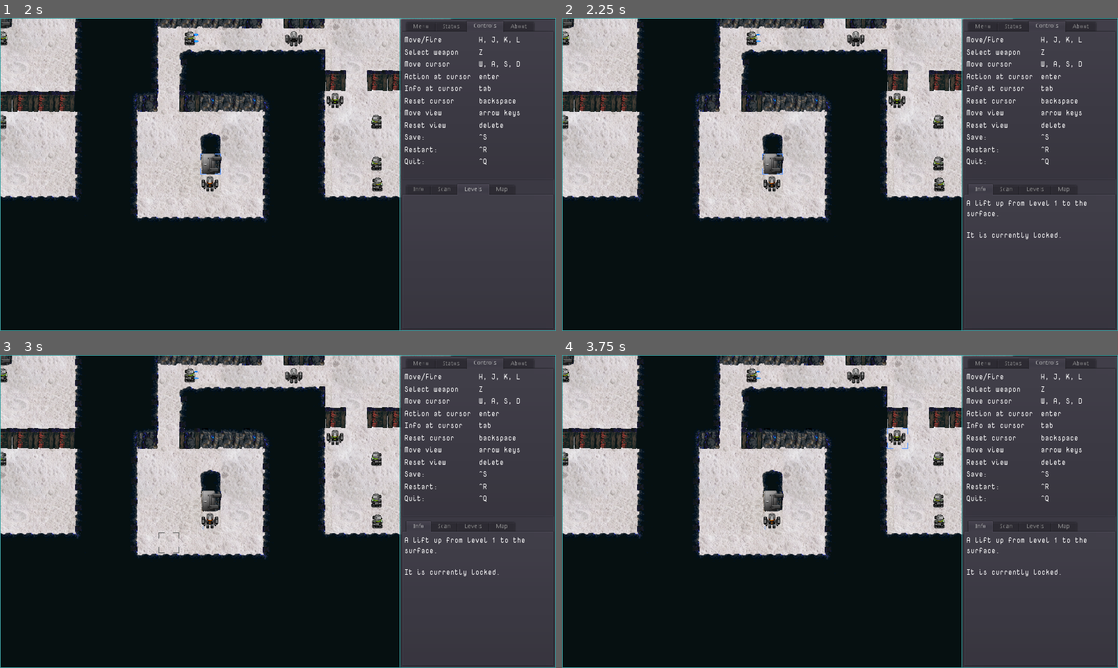
Above: before the commit, frames 1-4 (two rows, left to right).
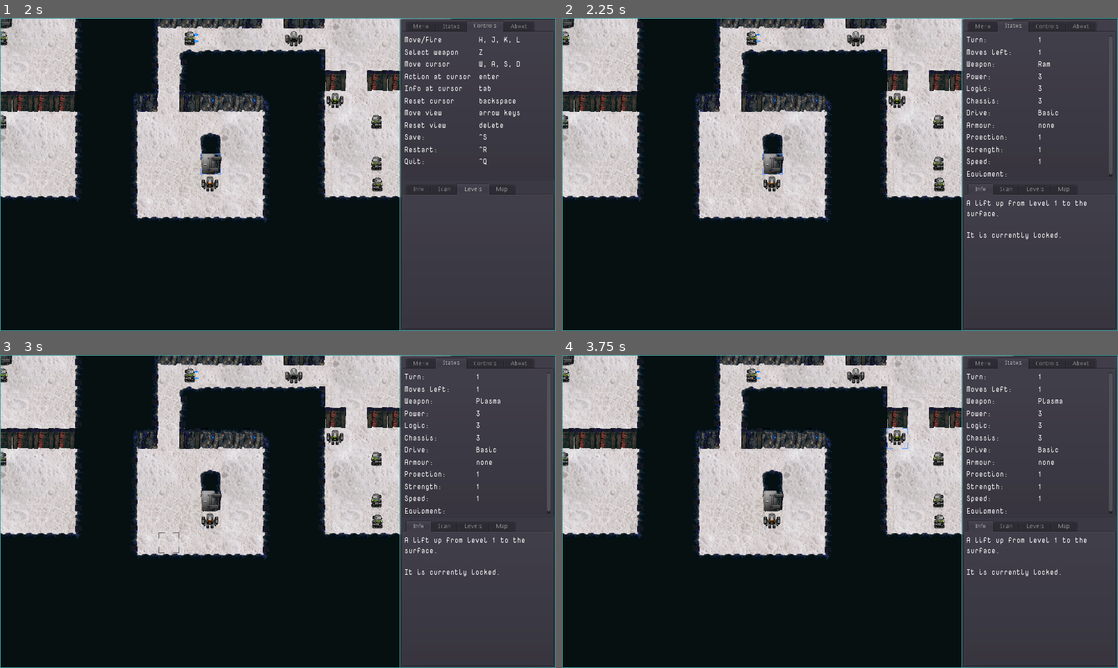
Above: after the commit, the same moments.

Repository: sarrowsmith/quasidroid
Game: Godot game, scene res://Main.tscn
The game is run twice, just before and just after one commit, with the same random seed, the same clock (stepped at 60 frames per second) and the same inputs.
Inputs (mouse positions are in pixels of both pictures, inside the frame that each line leads up to):
- Up to frame 1 (2 s): click (289, 218) at 0.52 s; type "12" at 0.6 s; click "New from Seed" at 1.25 s
- Up to frame 2 (2.25 s): tap Enter at 2 s; move the mouse to (962, 158) at 2.02 s; tap Z at 2.1 s; click (962, 158) at 2.17 s
- Up to frame 3 (3 s): tap Delete (map_reset) at 2.75 s; move the mouse to (166, 527) at 2.77 s; hold S from 2.78 s (still down); tap Z at 2.85 s
- Up to frame 4 (3.75 s): tap Backspace (cursor_reset) at 3.5 s; move the mouse to (895, 442) at 3.52 s; release S at 3.53 s; tap R at 3.6 s

Frame 1 is identical in both runs. In frame 2, 1.1% of the frame differs, in the area x 72-99%, y 1-51%; in frame 3, 1.1%; in frame 4, 1.1%.

Commit message:
Hopefully stopping lock-up.

Diff:
--- a/robots/Player.gd
+++ b/robots/Player.gd
@@ -3,6 +3,8 @@
 
 signal move(position)
 signal change_level(level)
+
+var hit_semaphore = 0
 
 
 func _ready():
@@ -60,6 +62,7 @@
 			KEY_Z:
 				combat = (combat + 1) % len(stats.equipment.weapons)
 				equip()
+				show_stats(true)
 
 
 const cursor_types = {
@@ -169,6 +172,7 @@
 		return
 	var lift =  level.lift_at(location)
 	if lift:
+		state = DONE
 		emit_signal("change_level", lift.to)
 	else:
 		#recharge
--- a/robots/Robot.gd
+++ b/robots/Robot.gd
@@ -37,7 +37,7 @@
 			if not moves:
 				state = DONE
 			level.set_cursor()
-			return
+		return
 	if firing == "Fire":
 		weapon.position += facing * 4
 		var target = level.position_to_location(weapon.global_position)
@@ -49,8 +49,8 @@
 		firing = "Idle"
 		weapons.location = location
 		equip(true)
-		if not moves:
-			state = DONE
+	if state == WAIT and not (level.world.player.hit_semaphore or moves):
+		state = DONE
 
 
 func turn():
@@ -201,6 +201,7 @@
 
 
 func attack(other):
+	state = WAIT
 	return grapple(other) if combat == GRAPPLE else melee(other)
 
 
@@ -218,6 +219,7 @@
 		zapped = get_sprite("Robot/Hit")
 		if not zapped or count == hit_count:
 			return
+		level.world.player.hit_semaphore += 1
 		zapped.connect("animation_finished", self, "hit", [], CONNECT_DEFERRED)
 		hit_count = count
 		zapped.set_visible(true)
@@ -231,3 +233,4 @@
 			zapped.stop()
 			zapped.set_visible(false)
 			zapped.disconnect("animation_finished", self, "hit")
+			level.world.player.hit_semaphore -= 1
